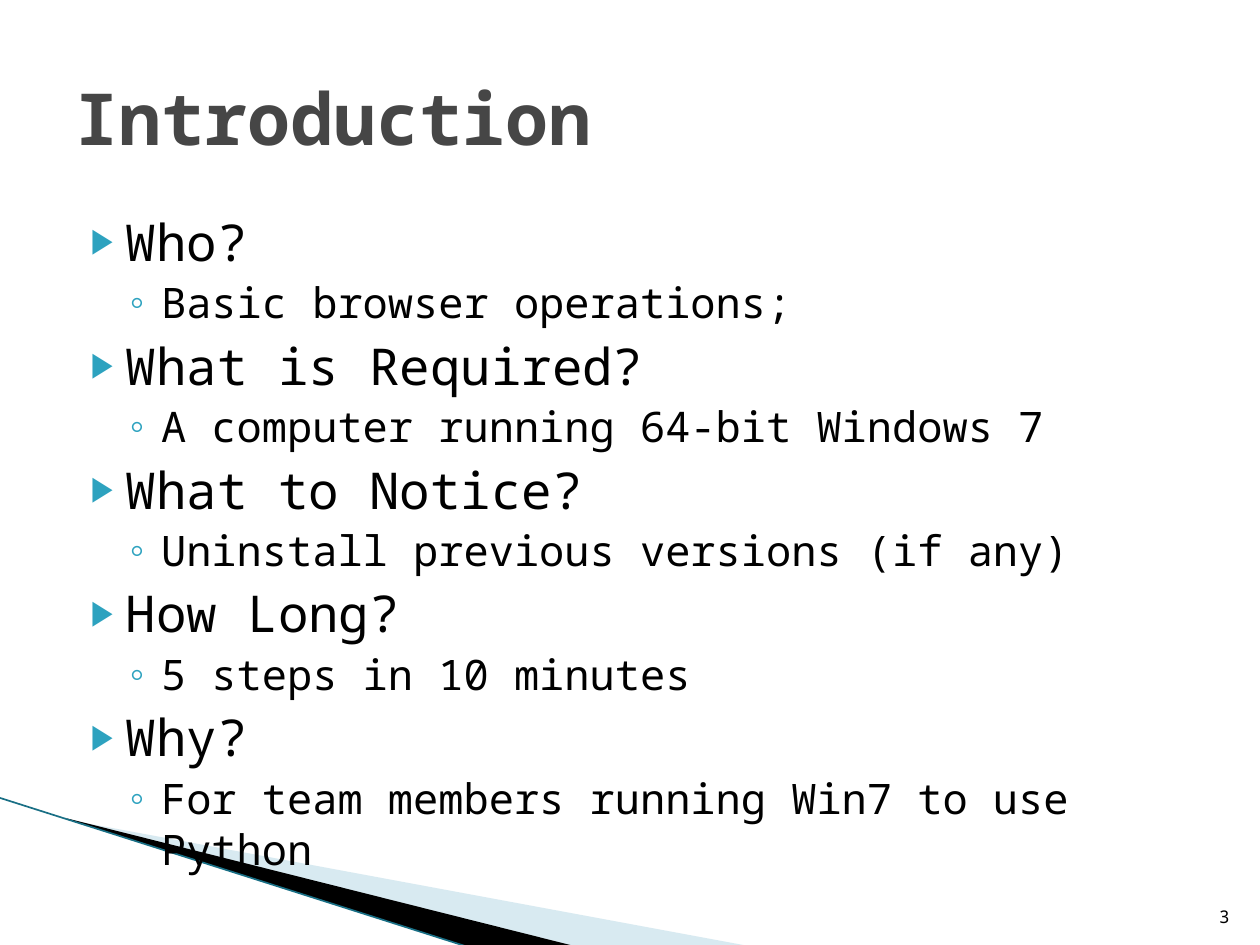
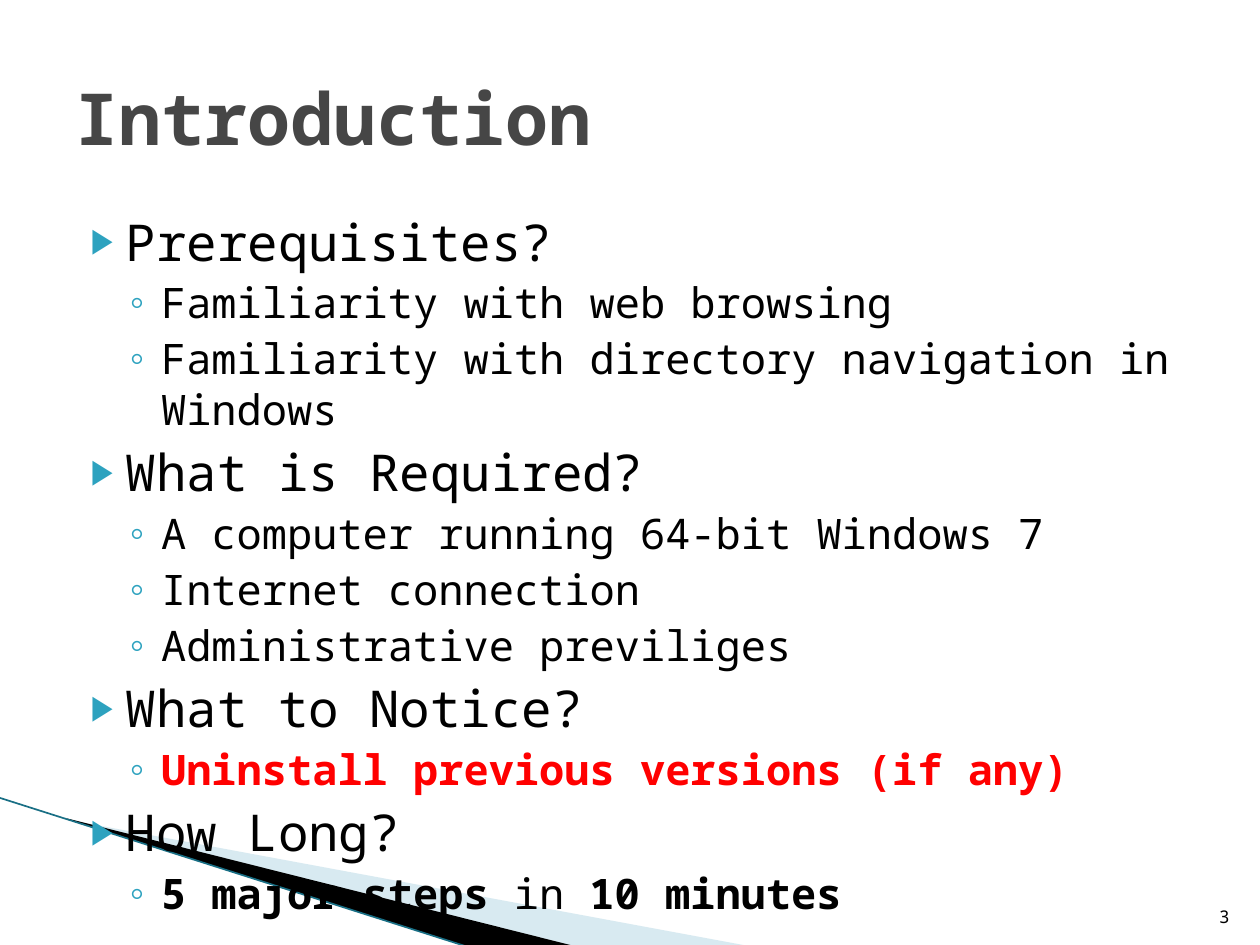
Before and after one commit to sss1/15221Proj, a slide deck: slide 3 of instructions/PYTHON/pres/Speaking Assignment (Instructions).pptx. Drawn at 1260x945 pixels with LibreOffice and Linux fonts; fonts in the diff are those of the drawing; background and template pictures are left out. Boxes give left, top, right and bottom in pixels: in the first picture for what was removed or moved away, otherwise in the second. Text is boxed around its words. In the diff, an @@ line names an element or a change of style, - is before the commit and + after.

```diff
--- a/instructions/PYTHON/pres/Speaking Assignment (Instructions).pptx
+++ b/instructions/PYTHON/pres/Speaking Assignment (Instructions).pptx
@@ text at [126,222,1169,426]: text changed @@
-▶ Who?
-  ◦ Basic browser operations;
+▶ Prerequisites?
+  ◦ Familiarity with web browsing
+  ◦ Familiarity with directory navigation in Windows
@@ text at [161,573,791,672]: paragraphs added @@
+  ◦ Internet connection
+  ◦ Administrative previliges
@@ text at [161,752,1069,796]: text colour #000000 to #FF0000, bold on in "Uninstall previous versions (if any)" @@
@@ text at [161,869,841,920]: text changed; bold on @@
-  ◦ 5 steps in 10 minutes
-▶ Why?
-  ◦ For team members running Win7 to use Python
+  ◦ 5 major steps in 10 minutes
```
Also in this commit, not shown: 1 other slide changed, 1 slide added, 2 other files.
